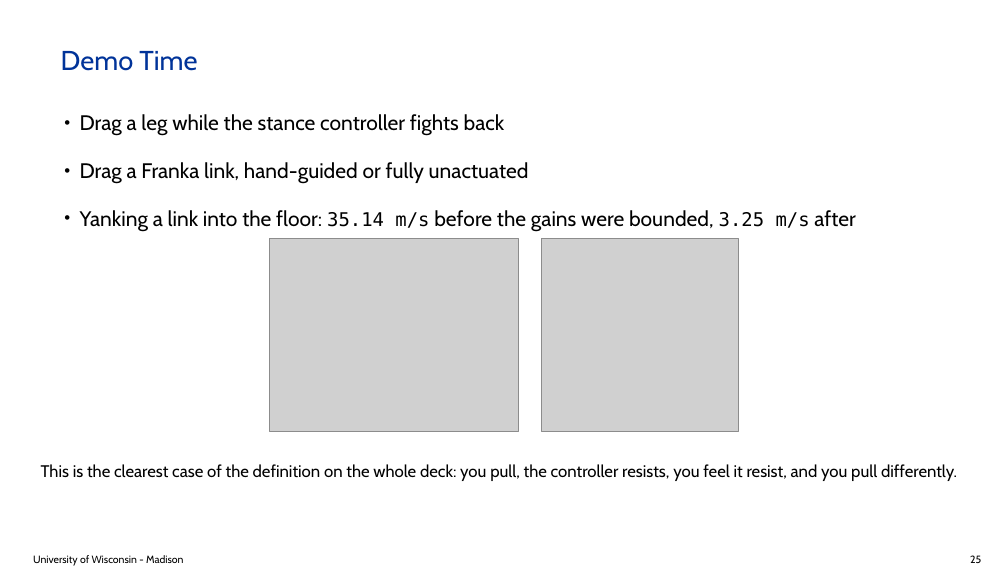
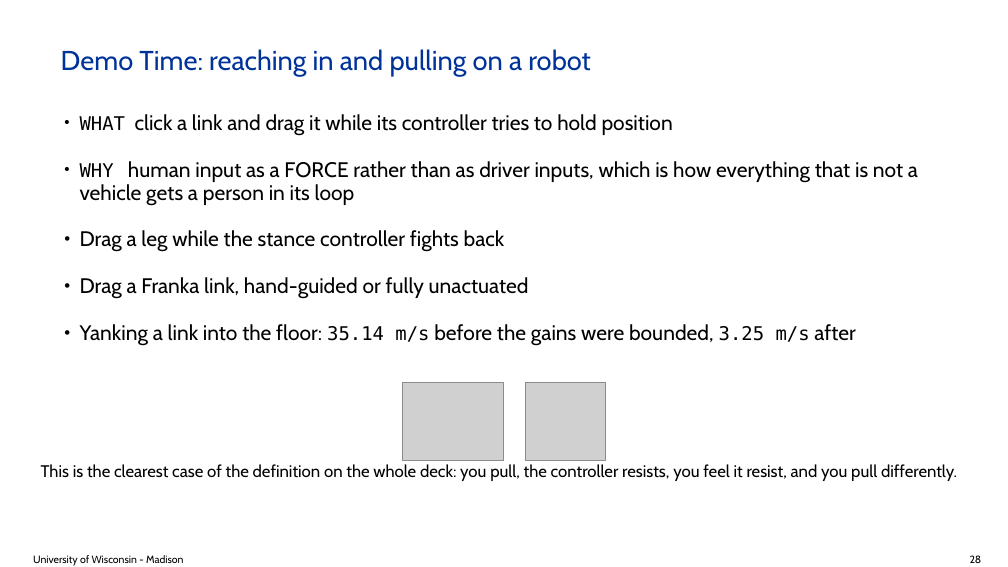
Before and after one commit to ksha23/chrono-hil-tutorial, a slide deck: slide 28 of tutorial_HIL_driver.pptx (slide 25 before the commit). Drawn at 1008x567 pixels with LibreOffice and Linux fonts; fonts in the diff are those of the drawing; grey boxes stand for pictures; background and template pictures are left out. Boxes give left, top, right and bottom in pixels: in the first picture for what was removed or moved away, otherwise in the second. Text is boxed around its words. In the diff, an @@ line names an element or a change of style, - is before the commit and + after.

Commit message:
Open with what the talk covers, and anchor it on a study that actually ran
THE MOTIVATION SLIDE USED THE CRANE, which stopped being a demo two commits
ago. Motivating a talk with something you never show is a promise you do not
keep, so it now opens on the two reasons a person is in the loop at all -- the
person is the SUBJECT you are measuring, or the person is the CONTROLLER
because nothing else can do the task -- followed by a study that did it.

That study is real and it is Chrono's: remote car-following under latency,
forty participants in four groups of ten, uplink delaying the driver's inputs
and downlink delaying the video coming back. Chrono::Vehicle for ego and lead
dynamics, SynChrono between the two nodes, Chrono::Sensor for the forward
camera on three monitors at 60 Hz, Chrono::HIL for a Logitech G29 wheel and
pedals. Mitigation cut driving incidents 72% though not significantly, and
adaptation across the three latency trials dominated the effect. Ma, McDonald,
Sha, Zhang, Xu, Negrut. It carries the paper's own interface figure and a photo
of the rig, and it lets the device slide say the wheel path is not hypothetical.

Added an agenda and a slide listing the four demos up front, and every Demo
Time slide now leads with WHAT it is and WHY it is worth watching. "Demo Time"
on its own tells an audience nothing, and a demo nobody has been given a reason
to watch is just a pause in the talk.

Dropped "How far this goes".

Two layout bugs behind this. bullets() accepted a `shots` argument and silently
ignored it, so figures asked for on bullet slides simply never appeared. And
figures were pinned at a fixed height that assumed short slides, so on a longer
one the picture landed on top of the text; placement is now computed from the
text, and a figure is skipped rather than drawn through a paragraph.

One self-inflicted wound worth recording: an earlier splice used index() to
find the end of the block it was replacing, matched an EARLIER occurrence than
the start, and duplicated api_slide and showtime instead of replacing them.
Python took the later, stale definitions, so correct edits to the live ones had
no effect and the rendered slide kept coming back unchanged. The duplicates are
gone.

```diff
--- a/tutorial_HIL_driver.pptx
+++ b/tutorial_HIL_driver.pptx
@@ title at (61,49,591,76): text changed @@
-Demo Time
+Demo Time: reaching in and pulling on a robot
@@ text at (80,114,918,206): paragraphs added @@
+• WHAT click a link and drag it while its controller tries to hold position
+• WHY human input as a FORCE rather than as driver inputs, which is how everything that is not a vehicle gets a person in its loop
@@ text at (80,230,855,346): less space between paragraphs @@
@@ picture: place and size @@
-picture at (270,238,519,431)
+picture at (403,383,504,461)
@@ picture: place and size @@
-picture at (541,238,739,431)
+picture at (526,383,605,461)
@@ text at (970,555,982,563): text changed @@
-25
+28
```
Also in this commit, not shown: 26 other slides changed, 4 slides added, 2 slides removed, 4 other files.
